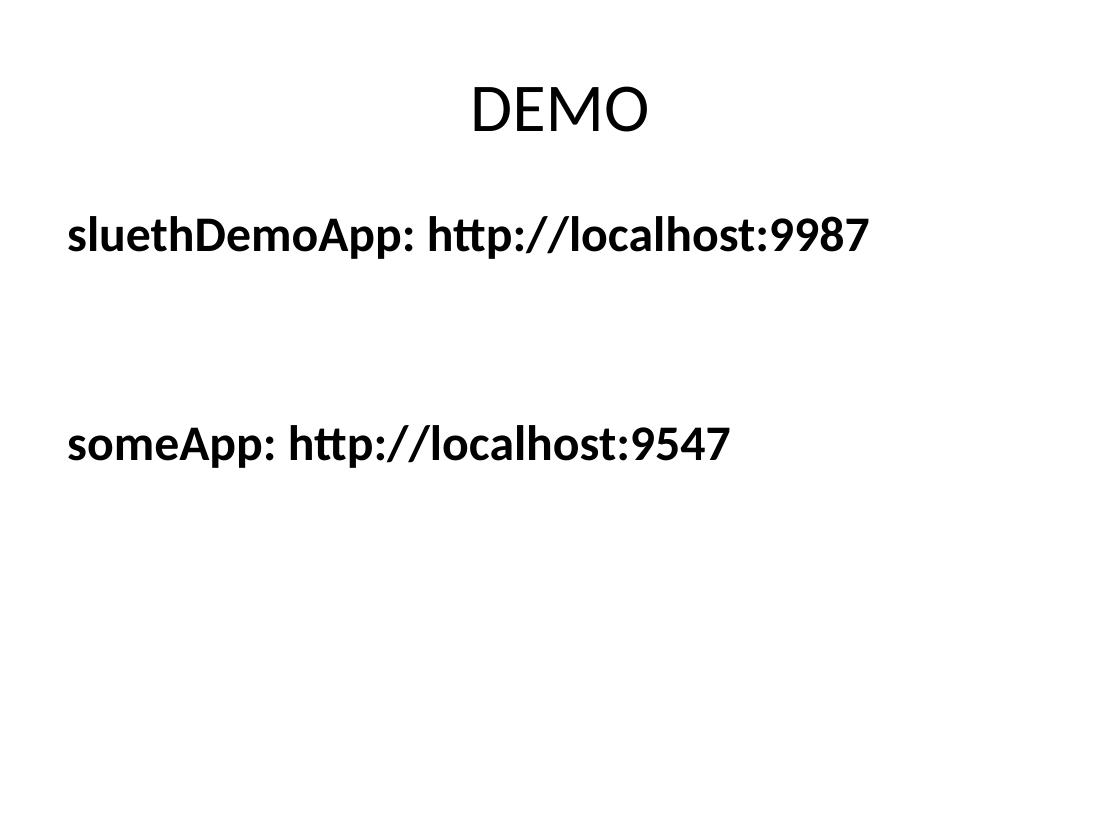
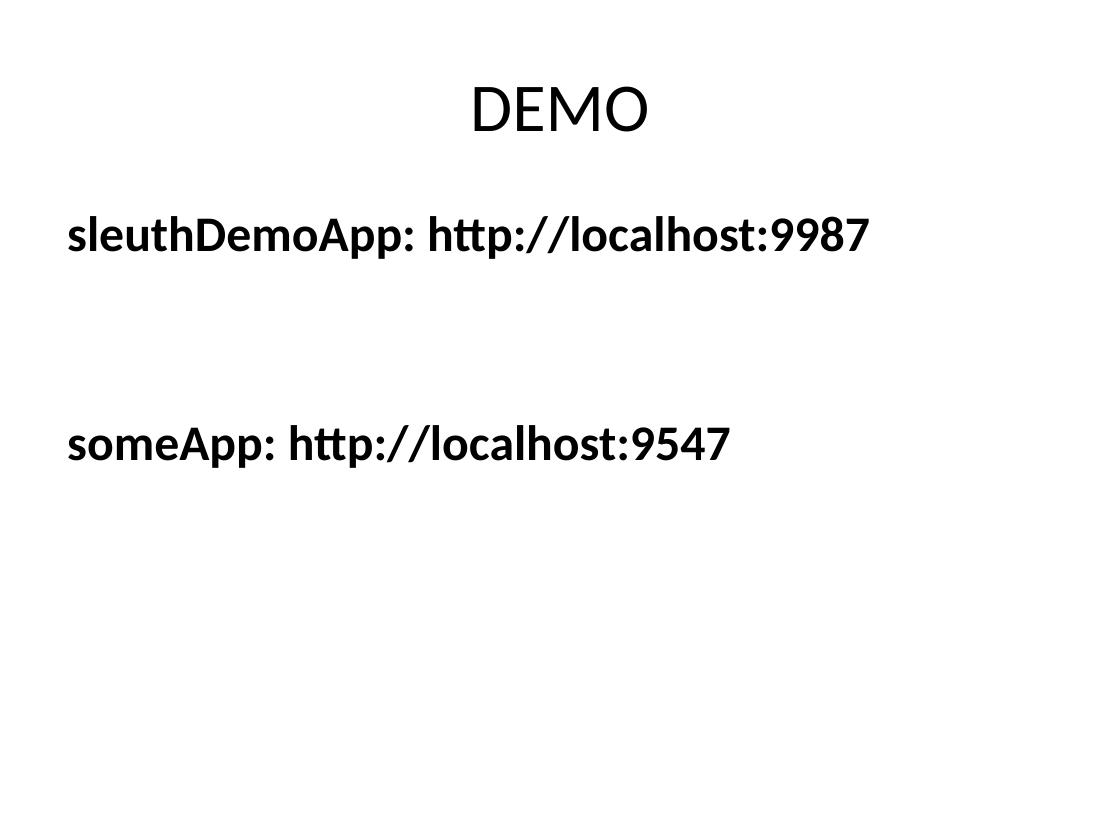
Before and after one commit to kimsaabyepedersen/sleuth-zipkin-demo, a slide deck: slide 5 of SLEUTH + ZIPKIN.pptx. Drawn at 1120x840 pixels with LibreOffice and Linux fonts; fonts in the diff are those of the drawing. Boxes give left, top, right and bottom in pixels: in the first picture for what was removed or moved away, otherwise in the second. Text is boxed around its words. In the diff, an @@ line names an element or a change of style, - is before the commit and + after.

```diff
--- a/SLEUTH + ZIPKIN.pptx
+++ b/SLEUTH + ZIPKIN.pptx
@@ text at [67,216,870,259]: text changed @@
-sluethDemoApp: http://localhost:9987
+sleuthDemoApp: http://localhost:9987
```
Also in this commit, not shown: 6 other files.
